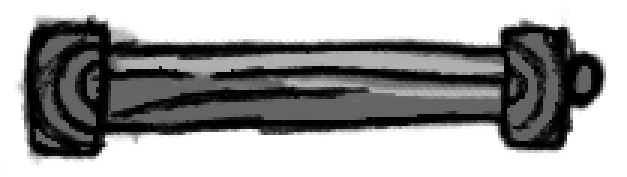
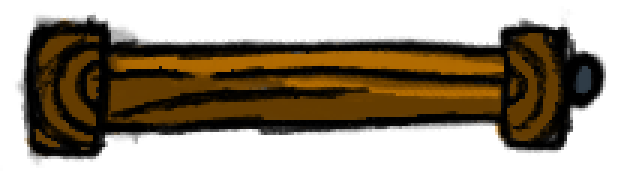
Layered file, before and after one edit (w=627, h=177). Changes by layer:
added layer "Gate Color" (multiply) above "Gate BnW" over [24, 18, 600, 159]
